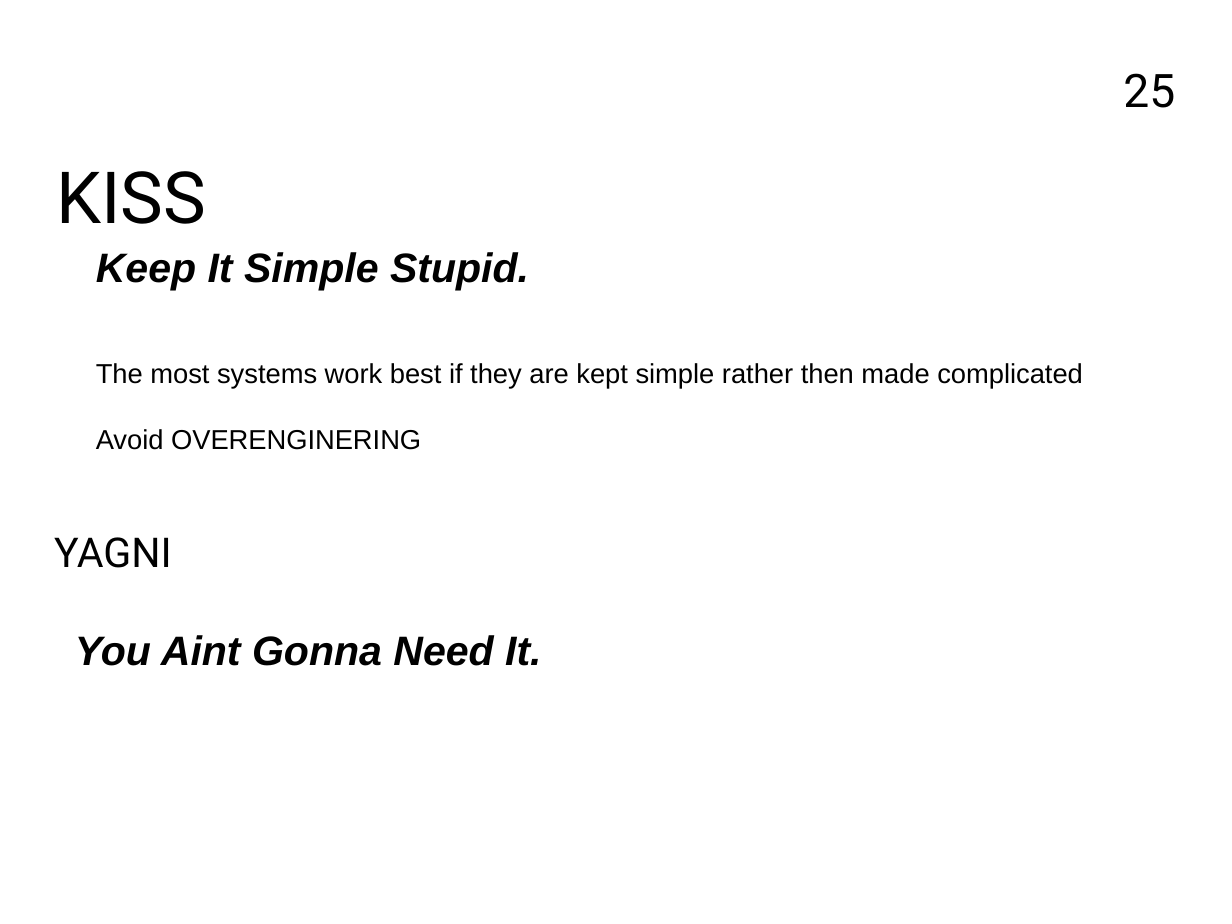
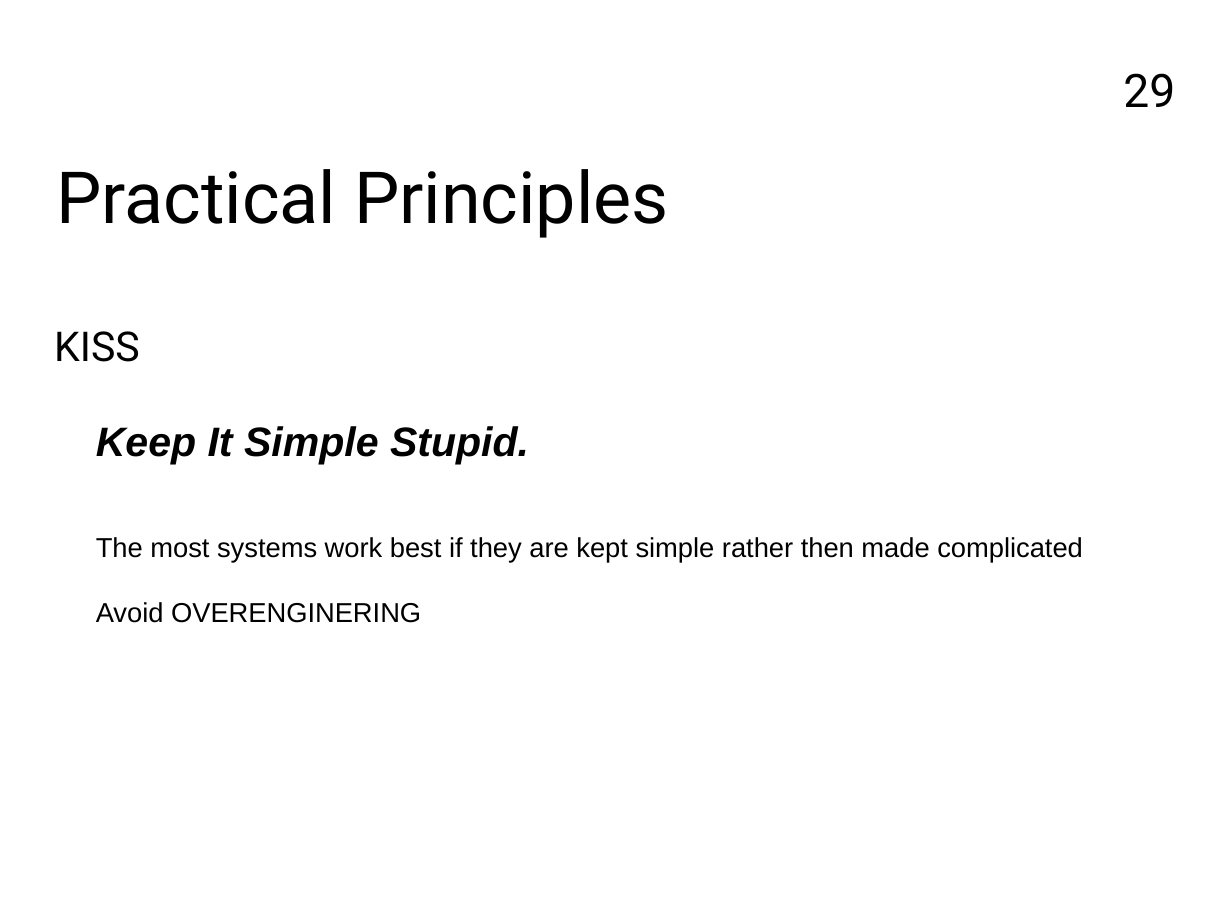
Before and after one commit to FrancoMelandri/SOLID, a slide deck: slide 29 of docs/solid.pptx (slide 25 before the commit). Drawn at 1232x924 pixels with LibreOffice and Linux fonts; fonts in the diff are those of the drawing. Boxes give left, top, right and bottom in pixels: in the first picture for what was removed or moved away, otherwise in the second. Text is boxed around its words. In the diff, an @@ line names an element or a change of style, - is before the commit and + after.

```diff
--- a/docs/solid.pptx
+++ b/docs/solid.pptx
@@ page number at (x1=1123, y1=73, x2=1175, y2=107): text changed @@
-25
+29
@@ text added at (x1=56, y1=169, x2=669, y2=238), 42 pt, text #000000 @@
+Practical Principles
@@ text "KISS" moved from (x1=56, y1=171, x2=206, y2=224) to (x1=54, y1=331, x2=140, y2=362) @@
@@ text "KISS" at (x1=54, y1=331, x2=140, y2=362): size 42 to 24 pt; less space between paragraphs @@
@@ text "Keep It Simple Stupid." moved from (x1=96, y1=252, x2=1083, y2=450) to (x1=96, y1=426, x2=1083, y2=623) @@
@@ text removed at (x1=54, y1=537, x2=172, y2=568) @@
-YAGNI
@@ text removed at (x1=75, y1=635, x2=541, y2=666) @@
-You Aint Gonna Need It.
```
Also in this commit, not shown: 9 other slides changed, 5 slides added.
